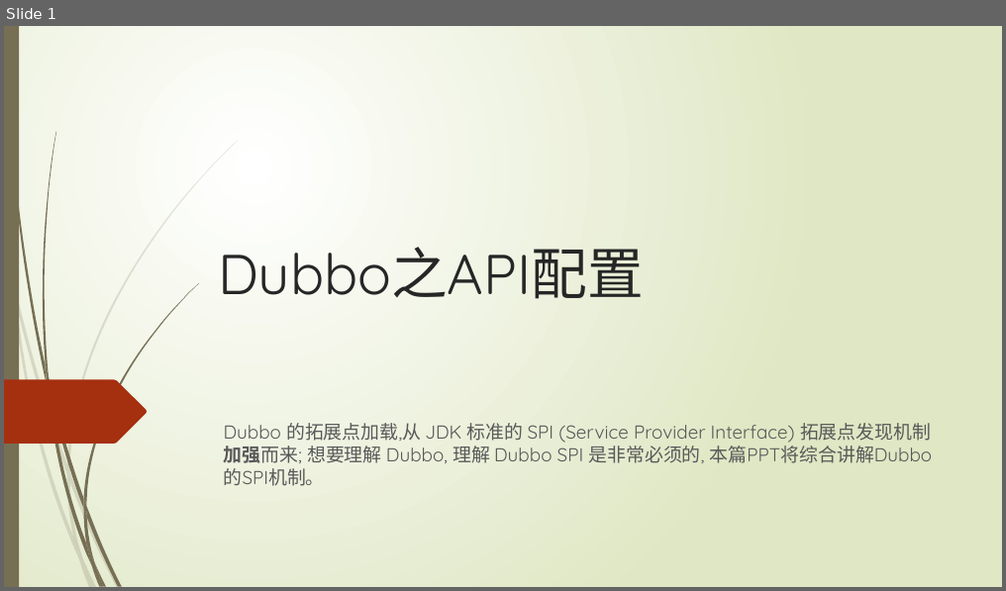
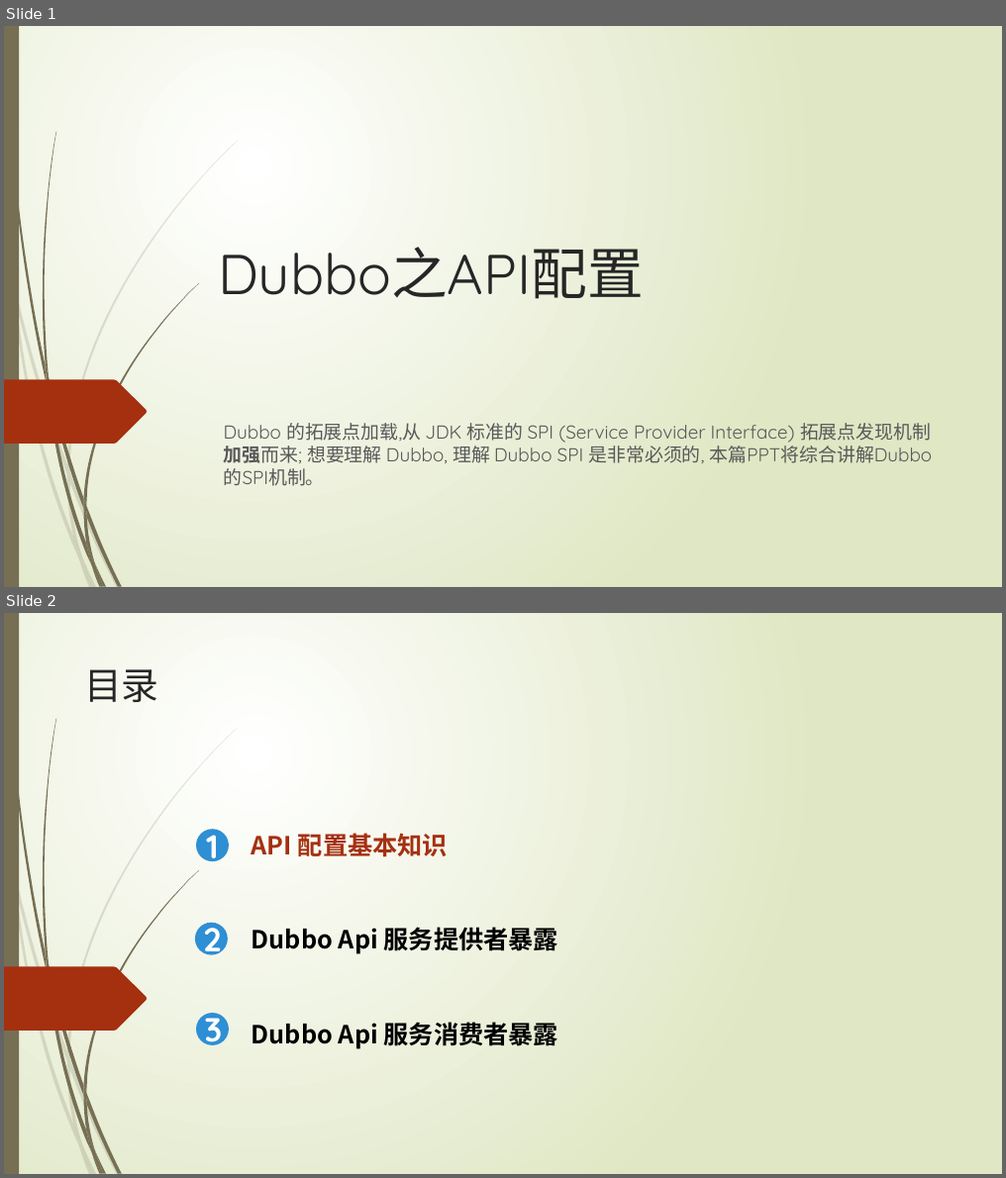
Before and after one commit to ityongman/Source_code_from-entry_to_giveup, a slide deck: dubbo/Dubbo 分析之API配置 v1.0 (二).pptx. Shown one above the other, each under a label of ours: slide 1 before the commit, slides 1 and 2 after it. The pictures are 1006x591 and 1006x1178 pixels, drawn with LibreOffice and Linux fonts; fonts in the diff are those of the drawing. Boxes give left, top, right and bottom in pixels: in the first picture for what was removed or moved away, otherwise in the second. Text is boxed around its words. In the diff, an @@ line names an element or a change of style, - is before the commit and + after.

Commit message:
增加dubbo服务暴露相关的ppt和对应的图例

```diff
--- a/dubbo/Dubbo 分析之API配置 v1.0 (二).pptx
+++ b/dubbo/Dubbo 分析之API配置 v1.0 (二).pptx
@@ slide 2 added at (x1=4, y1=613, x2=1002, y2=1174), background gradient #FFFFFF to #DFE8C4; not listed: 24 template elements that a slide beside it also shows @@
@@ text added at (x1=84, y1=669, x2=159, y2=702), 36 pt, text #262626 @@
+目录
@@ ellipse added at (x1=196, y1=830, x2=230, y2=862), fill #2E8FD4 @@
@@ text added at (x1=206, y1=824, x2=218, y2=867), 32 pt, text #FFFFFF, bold @@
+1
@@ text added at (x1=252, y1=833, x2=448, y2=858), 24 pt, text #A53010, bold @@
+API 配置基本知识
@@ ellipse added at (x1=195, y1=923, x2=228, y2=956), fill #2E8FD4 @@
@@ text added at (x1=203, y1=918, x2=221, y2=961), 32 pt, text #FFFFFF, bold @@
+2
@@ text added at (x1=252, y1=927, x2=558, y2=955), 24 pt, text #000000, bold @@
+Dubbo Api 服务提供者暴露
@@ ellipse added at (x1=196, y1=1013, x2=230, y2=1046), fill #2E8FD4 @@
@@ text added at (x1=205, y1=1008, x2=223, y2=1052), 32 pt, text #FFFFFF, bold @@
+3
@@ text added at (x1=252, y1=1022, x2=558, y2=1050), 24 pt, text #000000, bold @@
+Dubbo Api 服务消费者暴露
```
Also in this commit, not shown: 12 other slides added, 23 slides removed, 6 other files.
